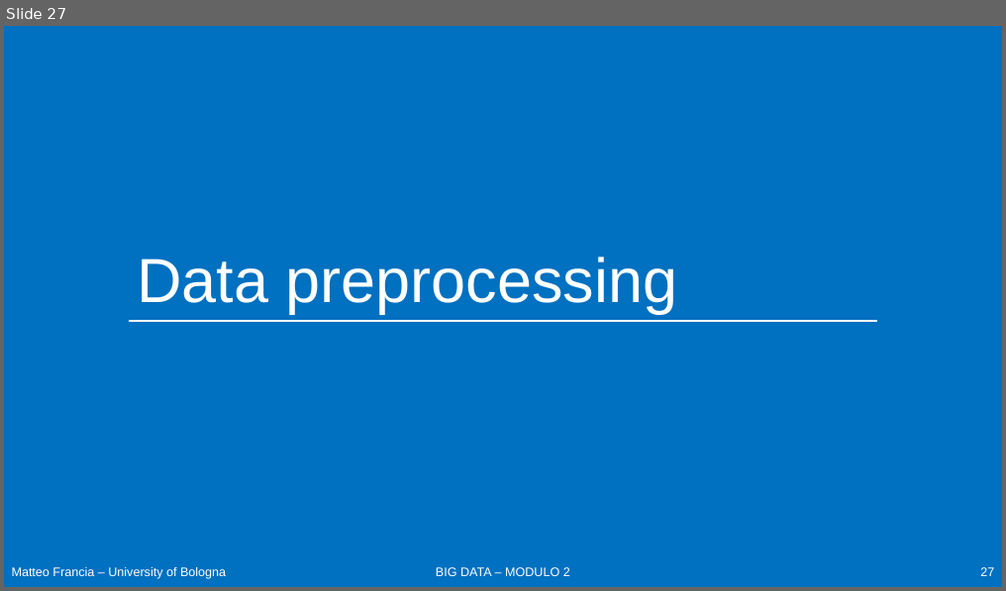
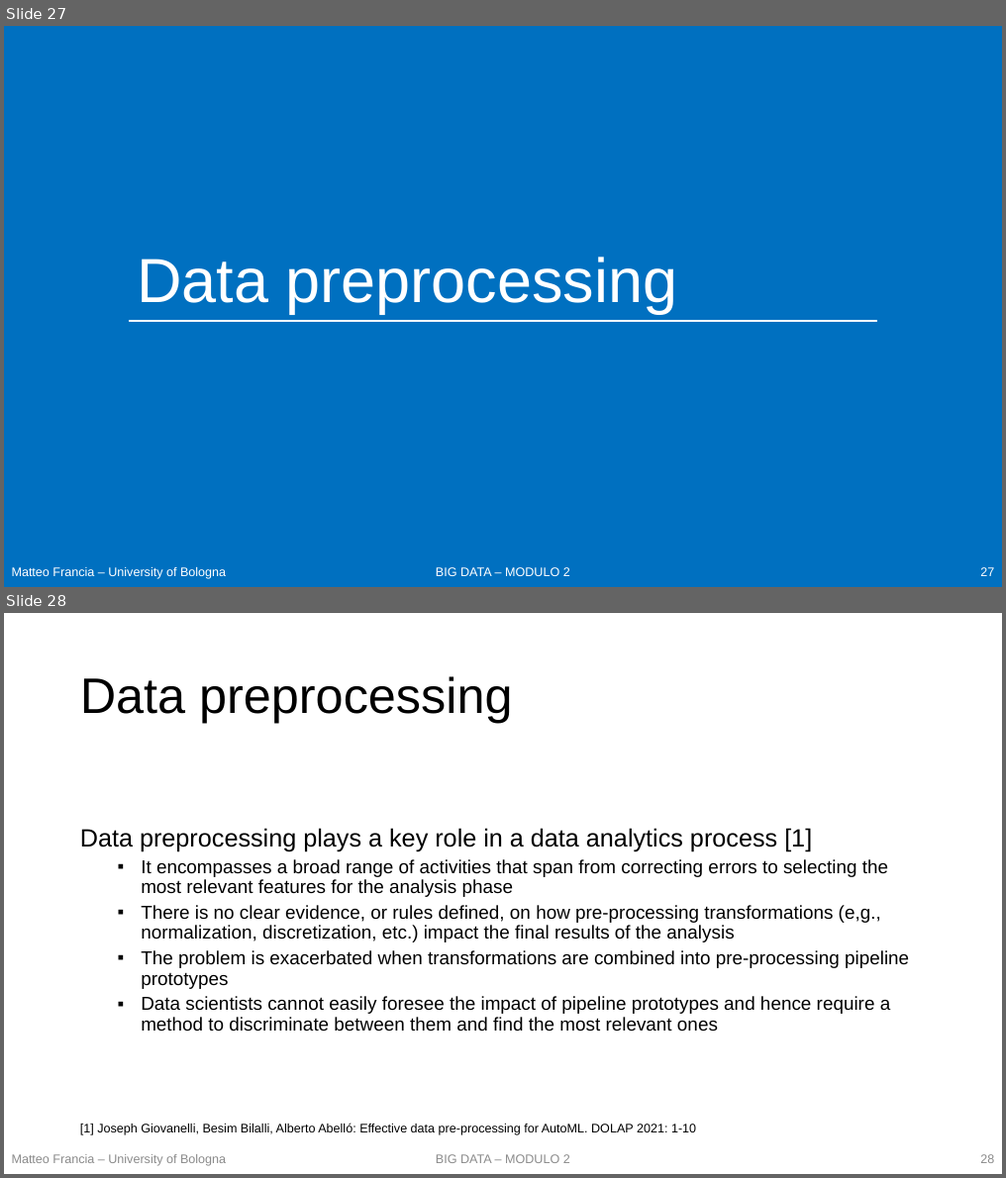
Before and after one commit to w4bo/teaching-handsondatapipelines, a slide deck: 01 - DataPreprocessing/slides.pptx. Shown one above the other, each under a label of ours: slide 27 before the commit, slides 27 and 28 after it. The pictures are 1006x591 and 1006x1178 pixels, drawn with LibreOffice and Linux fonts; fonts in the diff are those of the drawing. Boxes give left, top, right and bottom in pixels: in the first picture for what was removed or moved away, otherwise in the second. Text is boxed around its words. In the diff, an @@ line names an element or a change of style, - is before the commit and + after.

Commit message:
working on data preprocessing

```diff
--- a/01 - DataPreprocessing/slides.pptx
+++ b/01 - DataPreprocessing/slides.pptx
@@ slide 28 added at (4,613,1002,1174), background #FFFFFF @@
@@ title added at (80,676,512,723), 48 pt, text #000000 @@
+Data preprocessing
@@ text added at (80,828,909,1032), 18 pt, text #000000 @@
+Data preprocessing plays a key role in a data analytics process [1]
+  ▪ It encompasses a broad range of activities that span from correcting errors to selecting the most relevant features for the analysis phase
+  ▪ There is no clear evidence, or rules defined, on how pre-processing transformations (e,g., normalization, discretization, etc.) impact the final results of the analysis
+  ▪ The problem is exacerbated when transformations are combined into pre-processing pipeline prototypes
+  ▪ Data scientists cannot easily foresee the impact of pipeline prototypes and hence require a method to discriminate between them and find the most relevant ones
@@ text added at (80,1123,696,1136), 12 pt, text #000000 @@
+[1] Joseph Giovanelli, Besim Bilalli, Alberto Abelló: Effective data pre-processing for AutoML. DOLAP 2021: 1-10
@@ text added at (12,1155,226,1166), 12 pt, text #8C8C8C @@
+Matteo Francia – University of Bologna
@@ text added at (436,1155,570,1163), 12 pt, text #8C8C8C @@
+BIG DATA – MODULO 2
@@ page number added at (980,1155,994,1163), 12 pt, text #8C8C8C @@
+28
```
Also in this commit, not shown: 1 slide changed, 3 other slides added, 2 other files.
